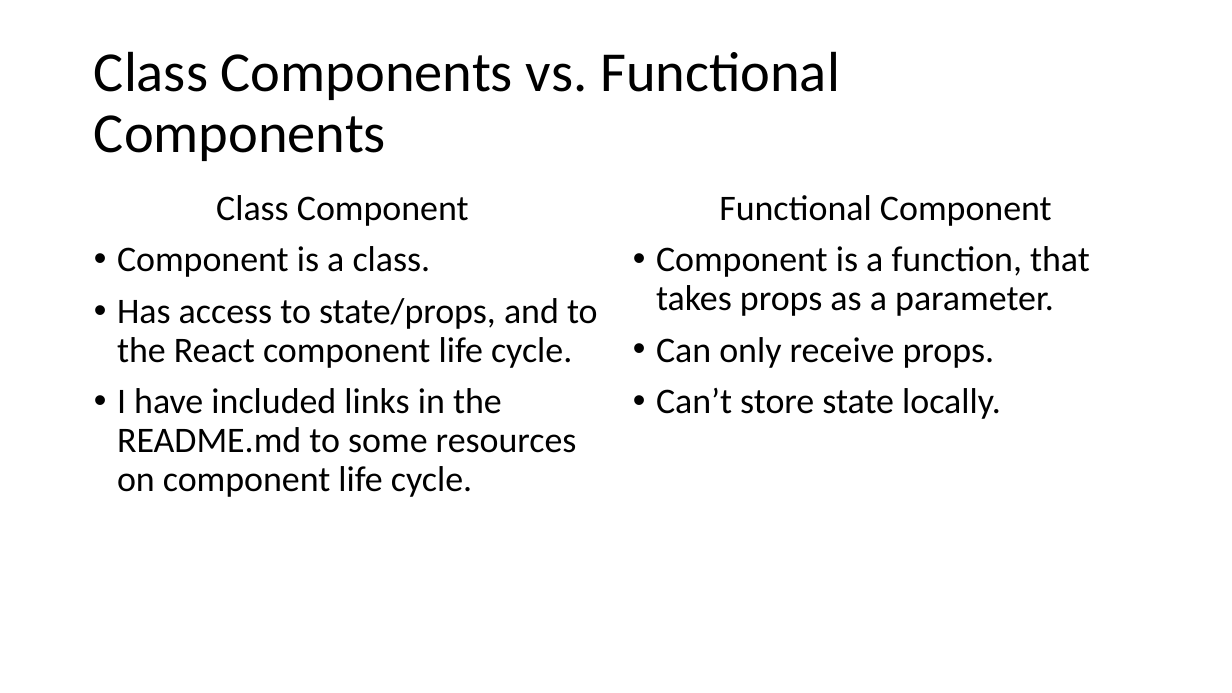
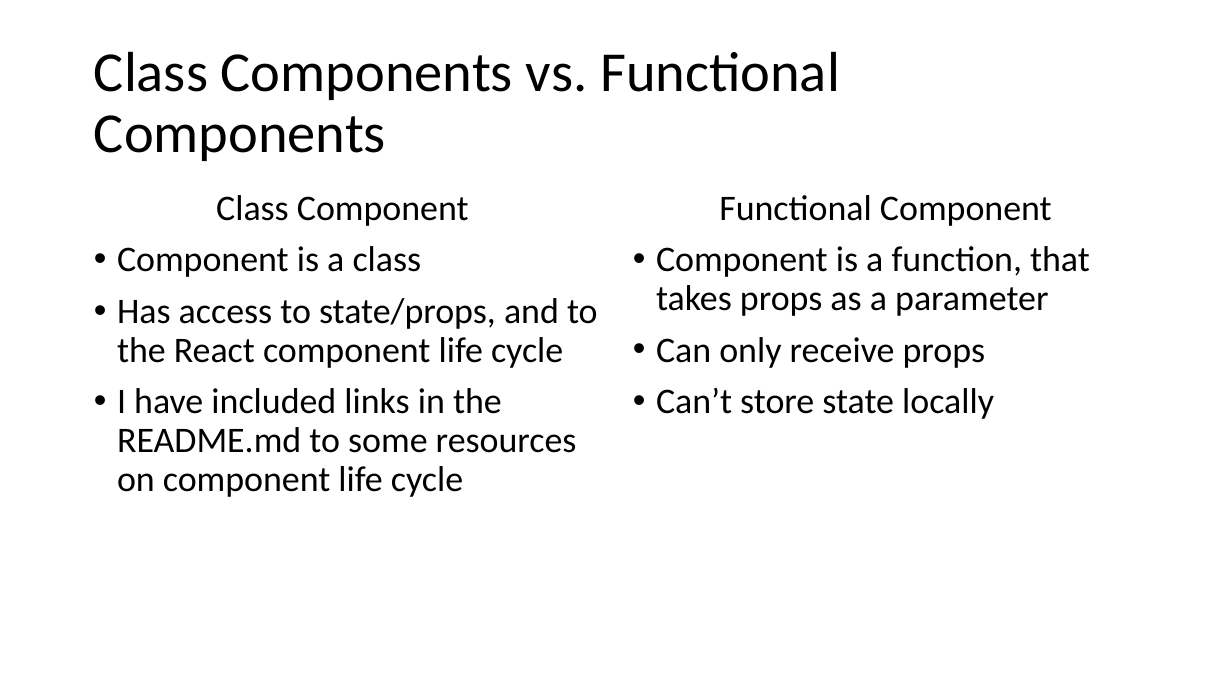
Before and after one commit to MarkSchemmer/Mark-Tyson, a slide deck: slide 11 of PowerPoint/React.pptx. Drawn at 1232x693 pixels with LibreOffice and Linux fonts; fonts in the diff are those of the drawing. Boxes give left, top, right and bottom in pixels: in the first picture for what was removed or moved away, otherwise in the second. Text is boxed around its words. In the diff, an @@ line names an element or a change of style, - is before the commit and + after.

Commit message:
finishing some links on the readm.md as well the the PowerPoint slides

```diff
--- a/PowerPoint/React.pptx
+++ b/PowerPoint/React.pptx
@@ text at (117, 246, 598, 497): text changed @@
-• Component is a class.
-• Has access to state/props, and to the React component life cycle.
-• I have included links in the README.md to some resources on component life cycle.
+• Component is a class
+• Has access to state/props, and to the React component life cycle
+• I have included links in the README.md to some resources on component life cycle
@@ text at (656, 246, 1090, 419): text changed @@
-• Component is a function, that takes props as a parameter.
-• Can only receive props.
-• Can’t store state locally.
+• Component is a function, that takes props as a parameter
+• Can only receive props
+• Can’t store state locally
```
Also in this commit, not shown: 4 other slides changed, 3 slides added, 2 slides removed, 4 other files.
